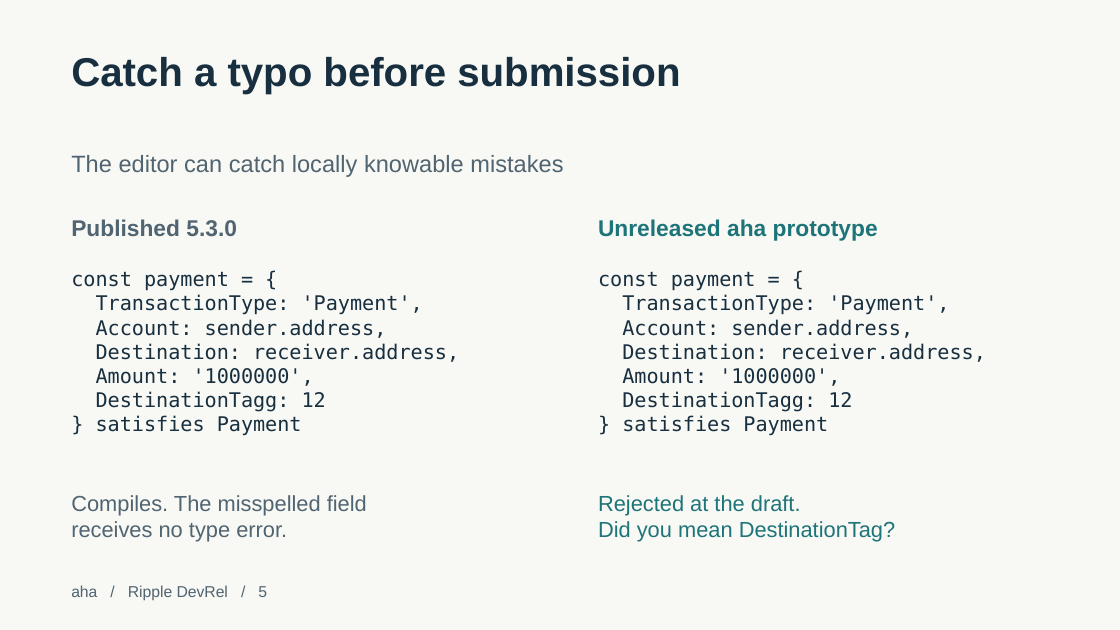
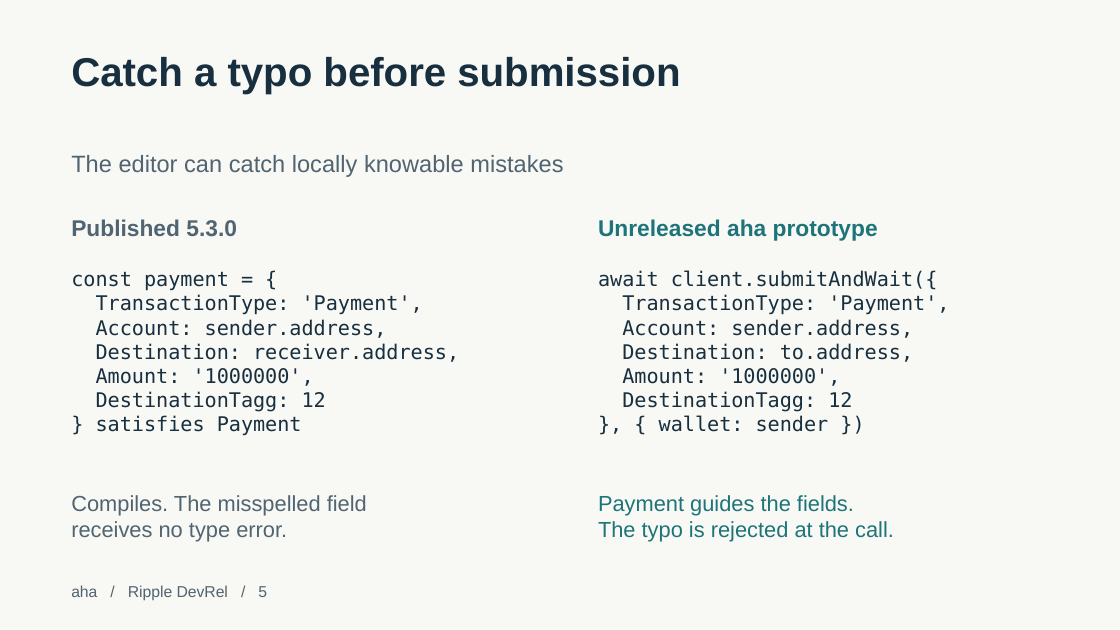
Before and after one commit to theahaco/xrpl.js, a slide deck: slide 5 of devx-audit/output/xrpl-devx-walkthrough.pptx. Drawn at 1120x630 pixels with LibreOffice and Linux fonts; fonts in the diff are those of the drawing. Boxes give left, top, right and bottom in pixels: in the first picture for what was removed or moved away, otherwise in the second. Text is boxed around its words. In the diff, an @@ line names an element or a change of style, - is before the commit and + after.

Commit message:
docs: align audit with clean first-payment flow

```diff
--- a/devx-audit/output/xrpl-devx-walkthrough.pptx
+++ b/devx-audit/output/xrpl-devx-walkthrough.pptx
@@ text at bbox=[598, 270, 938, 290]: text changed @@
-const payment = {
+await client.submitAndWait({
@@ text at bbox=[622, 343, 913, 362]: text changed @@
-Destination: receiver.address,
+Destination: to.address,
@@ text at bbox=[659, 415, 829, 432]: text changed @@
-} satisfies Payment
+}, { wallet: sender })
@@ text at bbox=[598, 495, 894, 542]: text changed @@
-Rejected at the draft.
-Did you mean DestinationTag?
+Payment guides the fields.
+The typo is rejected at the call.
```
Also in this commit, not shown: 1 other slide changed, 18 other files.
